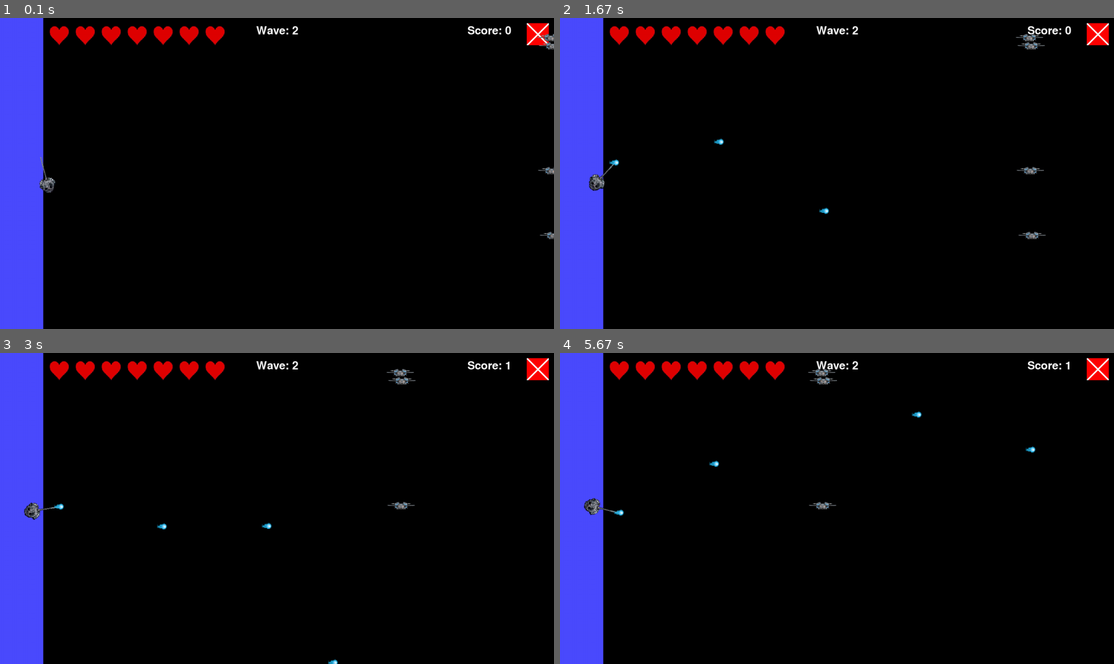
Above: before the commit, frames 1-4 (two rows, left to right).
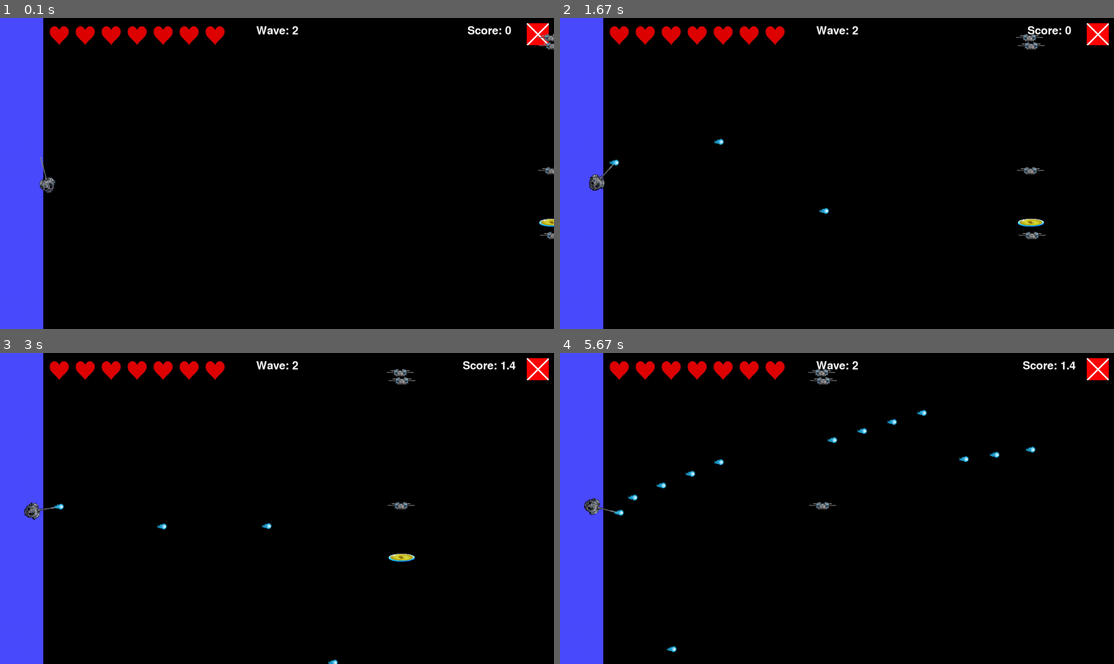
Above: after the commit, the same moments.

Repository: Ethan-Yuheng-Yao/pygame-shooter
Game: pygame game, started from shooter.py
The game is run twice, just before and just after one commit, with the same random seed, the same clock (stepped at 60 frames per second) and the same inputs.
Inputs (mouse positions are in pixels of both pictures, inside the frame that each line leads up to):
- Up to frame 1 (0.1 s): no input
- Up to frame 2 (1.67 s): hold A 0.33-0.87 s; click (825, 210) at 0.95 s; click (909, 89) at 1.28 s; click (632, 142) at 1.62 s
- Up to frame 3 (3 s): click (182, 580) at 1.95 s; click (354, 533) at 2.28 s; click (299, 545) at 2.62 s; click (127, 492) at 2.95 s
- Up to frame 4 (5.67 s): click (692, 604) at 3.28 s; click (648, 583) at 3.62 s; click (659, 552) at 3.95 s; click (770, 483) at 4.28 s; click (981, 393) at 4.62 s; click (654, 604) at 4.95 s; click (842, 412) at 5.28 s; click (1041, 614) at 5.62 s

The runs differ from the first frame. In frame 1, less than 0.1% of the frame differs, in the area x 97-100%, y 64-68%; in frame 2, 0.1%; in frame 3, 0.3%; in frame 4, 0.5%, in the area x 12-94%, y 2-97%.

Commit message:
New powerup function, and new enemy type

Diff:
--- a/shooter.py
+++ b/shooter.py
@@ -21,14 +21,16 @@
 time_since_last_spawn = 0
 spawn_timer = 0
 running = True
-
-
+enemy_health = 1
+powerup_active = False
+powerup_start_time = 0
+powerup_duration = 3000
 fire_rate_upgrade = 1
 pierce_upgrade = 1
 grenade_fire_rate_upgrade = 1
 bullet_damage_upgrade = 1
 grenade_unlocked = False
-
+powerup_already = False
 
 auto_fire = False
 last_shot_time = 0
@@ -46,13 +48,48 @@
         angle = (math.degrees(math.atan2(-rel_y, rel_x))) - 90
         self.image = pygame.transform.rotate(self.original_image, angle)
         self.rect = self.image.get_rect(center=self.rect.center)
+class PowerUp(pygame.sprite.Sprite):
+    def __init__(self, pos):
+        super().__init__()
+        self.image = pygame.image.load("graphics/powerup.png").convert_alpha()
+        self.image = pygame.transform.scale(self.image, (int(screen_width * 0.05), int(screen_width * 0.015)))
+        self.rect = self.image.get_rect(center=pos)
+        self.health = 1
+
+    def update(self, bullets_group, grenades_group):
+        global fire_rate_upgrade, health, powerup_active, powerup_start_time
+        if not paused:
+            self.rect.x -= int(screen_width * 0.002)
+
+        bullet_hits = pygame.sprite.spritecollide(self, bullets_group, False)
+        if bullet_hits:
+            for bullet in bullet_hits:
+                bullet.pierce -= 1
+                if bullet.pierce <= 0:
+                    bullet.kill()
+            self.health -= bullet_damage_upgrade
+            if self.health <= 0:
+                self.kill()
+                fire_rate_upgrade *= 5
+                powerup_active = True
+                powerup_start_time = pygame.time.get_ticks()
+
+        grenade_hits = pygame.sprite.spritecollide(self, grenades_group, True)
+        if grenade_hits:
+            self.health -= 3
+            if self.health <= 0:
+                self.kill()
+                fire_rate_upgrade *= 5
+                powerup_active = True
+                powerup_start_time = pygame.time.get_ticks()
 
 class Enemy(pygame.sprite.Sprite):
-    def __init__(self, pos):
+    def __init__(self, pos, health):
         super().__init__()
         self.image = pygame.image.load("graphics/enemy.png").convert_alpha()
         self.image = pygame.transform.scale(self.image, (int(screen_width * 0.05), int(screen_width * 0.015)))
         self.rect = self.image.get_rect(center = pos)
+        self.health = health
 
     def update(self, bullets_group, grenades_group):
         global score, health, running
@@ -64,15 +101,66 @@
                 bullet.pierce -= 1
                 if bullet.pierce <= 0:
                     bullet.kill()
-            self.kill()
-            score += 1
-            explosion = ExplosionEnemy(self.rect.center)
-            explosions_group.add(explosion)
+
+
+
+            self.health -= bullet_damage_upgrade
+            if self.health <= 0:
+                self.kill()
+                score += (wave/5) + 1
+                explosion = ExplosionEnemy(self.rect.center)
+                explosions_group.add(explosion)
+
 
         grenade_hits = pygame.sprite.spritecollide(self, grenades_group, True)
         if grenade_hits:
-            self.kill()
-            score += 1
+            self.health -= 3
+            if self.health <= 0:
+                self.kill()
+                score += 1
+            explosion = ExplosionGrenade(self.rect.center)
+            explosions_group.add(explosion)
+        if self.rect.colliderect(end_point_rect):
+            self.kill()
+            health -= 1
+            if health <= 0:
+                running = False
+
+class TankEnemy(pygame.sprite.Sprite):
+    def __init__(self, pos, health):
+        super().__init__()
+        self.image = pygame.image.load("graphics/enemy.png").convert_alpha()
+        self.image = pygame.transform.scale(self.image, (int(screen_width * 0.08), int(screen_width * 0.0235)))
+        self.rect = self.image.get_rect(center = pos)
+        self.health = health
+
+    def update(self, bullets_group, grenades_group):
+        global score, health, running
+        if not paused:
+            self.rect.x -= int(screen_width * 0.001)
+        bullet_hits = pygame.sprite.spritecollide(self, bullets_group, False)
+        if bullet_hits:
+            for bullet in bullet_hits:
+                bullet.pierce -= 1
+                if bullet.pierce <= 0:
+                    bullet.kill()
+
+
+
+            self.health -= bullet_damage_upgrade
+            if self.health <= 0:
+                self.kill()
+                score += (wave/2) + 1
+                explosion = ExplosionEnemy(self.rect.center)
+                explosions_group.add(explosion)
+
+
+        grenade_hits = pygame.sprite.spritecollide(self, grenades_group, True)
+        if grenade_hits:
+            self.health -= 3
+            if self.health <= 0:
+                self.kill()
+                score += (wave/2) + 1
             explosion = ExplosionGrenade(self.rect.center)
             explosions_group.add(explosion)
         if self.rect.colliderect(end_point_rect):
@@ -130,6 +218,7 @@
         if not paused:
             self.pos += self.vel
             self.rect.center = self.pos
+
         if self.rect.x > 2000:
             self.kill()
 
@@ -225,7 +314,9 @@
 player_group = pygame.sprite.GroupSingle(player)
 bosses_group = pygame.sprite.Group()
 bullets_group = pygame.sprite.Group()
+powerups_group = pygame.sprite.Group()
 enemies_group = pygame.sprite.Group()
+tankenemies_group = pygame.sprite.Group()
 grenades_group = pygame.sprite.Group()
 explosions_group = pygame.sprite.Group()
 
@@ -237,7 +328,7 @@
 end_text_rect = end_text.get_rect(center=(screen_width // 2, screen_height // 4))
 
 spawn_interval = 10
-enemy_spawn_interval = 1
+enemy_spawn_interval = 3
 
 clock = pygame.time.Clock()
 
@@ -265,6 +356,7 @@
                     upgrade_menu = False
                 elif event.key == pygame.K_2:
                     pierce_upgrade += 1
+                    bullet_damage_upgrade = bullet_damage_upgrade/1.5
                     upgrade_menu = False
                 elif event.key == pygame.K_3:
                     grenade_fire_rate_upgrade += 1
@@ -272,7 +364,7 @@
                         grenade_unlocked = True
                     upgrade_menu = False
                 elif event.key == pygame.K_4:
-                    bullet_damage_upgrade += 1
+                    bullet_damage_upgrade += 0.5
                     upgrade_menu = False
 
         screen.fill((0, 0, 0))
@@ -330,7 +422,11 @@
                         auto_fire = False
                     else:
                         auto_fire = True
-
+            if powerup_active:
+                powerup_current_time = pygame.time.get_ticks()
+                if (powerup_current_time - powerup_start_time) >= powerup_duration:
+                    fire_rate_upgrade = fire_rate_upgrade/5
+                    powerup_active = False
         else:
             if event.type == pygame.MOUSEBUTTONDOWN:
                 if event.button == 1:
@@ -378,8 +474,14 @@
         bosses_group.update(bullets_group, grenades_group)
         bosses_group.draw(screen)
 
+        powerups_group.update(bullets_group, grenades_group)
+        powerups_group.draw(screen)
+
         enemies_group.update(bullets_group, grenades_group)
         enemies_group.draw(screen)
+
+        tankenemies_group.update(bullets_group, grenades_group)
+        tankenemies_group.draw(screen)
 
         bullets_group.draw(screen)
         grenades_group.draw(screen)
@@ -390,25 +492,41 @@
         if not paused:
             if wave % 5 == 0 and wave != 0:
                 if not boss_spawned:
+                    enemy_spawn_interval += 2
+                    spawn_interval += 2
                     boss_start_pos = (screen_width, random.randint(15, screen_height - 15))
-                    boss_health = wave * 4
+                    boss_health = wave * 10
                     if boss_health < 20:
                         boss_health = 20
                     boss = Boss(boss_start_pos, (boss_health / 2))
                     bosses_group.add(boss)
                     boss_spawned = True
+                    enemy_health += 1
 
             elif enemies_spawned < enemies_to_spawn:
                 time_since_last_spawn += clock.get_time()
+                tank_chance = random.randint(1, 8)
+                if tank_chance == 1 and wave > 5:
+                    tank_start_pos = (screen_width, random.randint(15, screen_height - 15))
+                    tankenemy = TankEnemy(tank_start_pos, (enemy_health*(wave/5)) + 3)
+                    tankenemies_group.add(tankenemy)
+                if not powerup_already:
+                    powerup_chance = random.randint(1, 50)
+                    if powerup_chance == 1:
+                        powerup_already = True
+                        power_up_start_pos = (screen_width, random.randint(15, screen_height - 15))
+                        powerup = PowerUp(power_up_start_pos)
+                        powerups_group.add(powerup)
                 if time_since_last_spawn >= enemy_spawn_interval:
                     enemy_start_pos = (screen_width, random.randint(15, screen_height - 15))
-                    enemy = Enemy(enemy_start_pos)
+                    enemy = Enemy(enemy_start_pos, enemy_health)
                     enemies_group.add(enemy)
                     time_since_last_spawn = 0
                     enemies_spawned += 1
 
-            if len(enemies_group) == 0 and enemies_spawned >= enemies_to_spawn and not boss_spawned:
+            if len(enemies_group) == 0 and len(tankenemies_group) == 0 and enemies_spawned >= enemies_to_spawn and not boss_spawned:
                 spawn_timer += clock.get_time()
+                if powerup_already: powerup_already = False
                 if spawn_timer >= spawn_interval:
                     start_new_wave()
                     spawn_timer = 0
Binary file added: graphics/powerup.png
Binary file changed: screenshot.png
